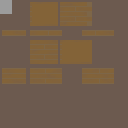
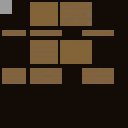
Comparing the layer stacks of the two 128 × 128 images. Changes:
painted on "albedo.png" over [0, 0, 128, 128]
